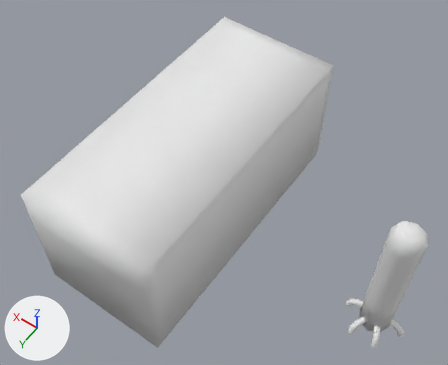
The Blender file broken/blender/brokendev.blend, before and after one commit.
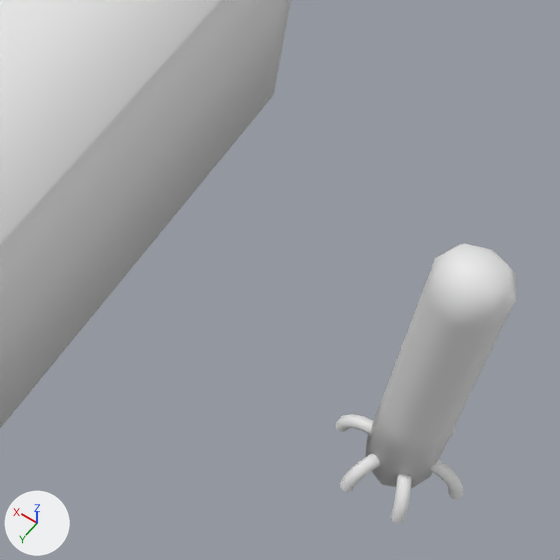
The first picture shows the older version from a 50 mm lens placed at (-0.69, 5.59, 8.76), pointed at (3.21, 0.14, 0.2). The close-ups show both versions on the part from 43% to 100% of the width and 30% to 100% of the height of that picture; other places that the commit changed are outside them. Lighting does not change. The marker at lower left points along +X, +Y and +Z.

Objects in the first close-up: 'Cube', 'area0'.
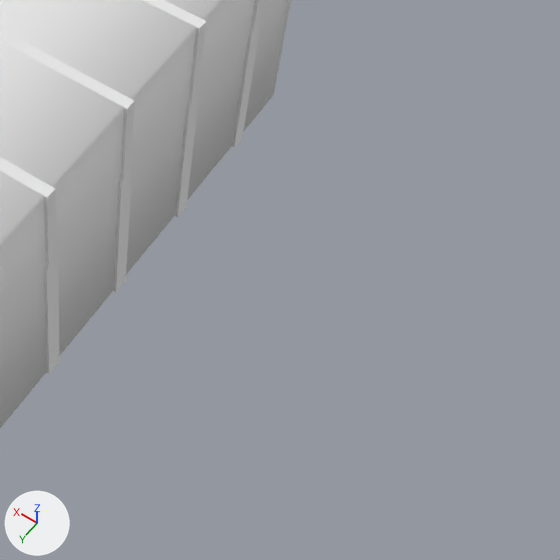
Boxes [x1, y1, x2, y2] around the edits, measured in the close-ups (560 x 560 px):
'Cube', deleted: before [335, 244, 516, 523]
'areeainteriorobj', added: after [0, 0, 263, 374]

Diff of the bpy script that builds the scene:
```diff
--- a/broken/blender/brokendev.blend.py
+++ b/broken/blender/brokendev.blend.py
@@ mat_interiormat0 @@
+mat_interiormat0 = diffuse_material('interiormat0')
+mat_interiormat0.base_color = (0.8, 0.8, 0.8)  # white #e7e7e7
@@ me_interiorareamesh @@
+me_interiorareamesh.from_pydata(...)  # 720 vertices, 770 faces; spans x -1.26..1.26, y -2.07..2.07, z -1.41..1.06
+me_interiorareamesh.materials.append(mat_interiormat0)  # white #e7e7e7
@@ ob_cube @@
-ob_cube = bpy.data.objects.new('Cube', me_cube)
-ob_cube.location = (0.0, 0.0, 0.0)
-ob_cube.scale = (0.289, 0.289, 0.289)
-_m = ob_cube.modifiers.new('Mirror', 'MIRROR')
@@ ob_areeainteriorobj @@
+ob_areeainteriorobj = bpy.data.objects.new('areeainteriorobj', me_interiorareamesh)
+ob_areeainteriorobj.location = (4.0, 0.0, 0.0)
```
